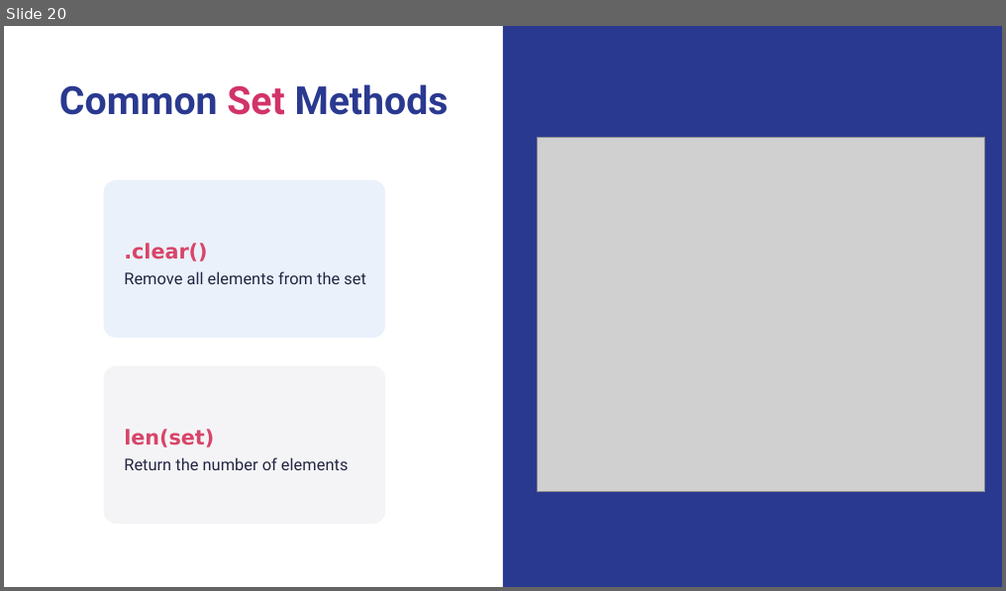
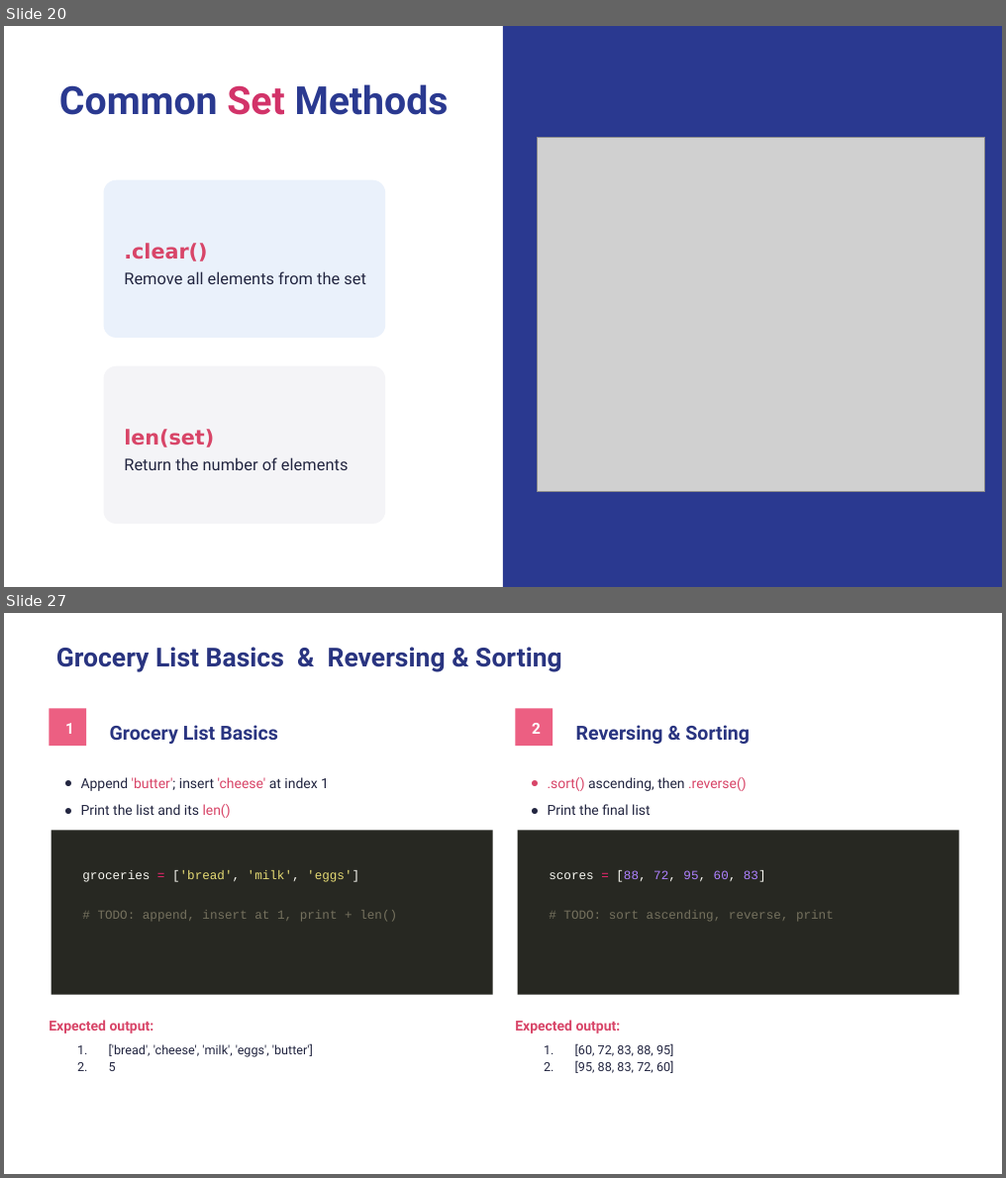
Before and after one commit to wg-training/wg-python-for-data-science-fundamental, a slide deck: slides/07 - Collections Data Types.pptx. Shown one above the other, each under a label of ours: slide 20 before the commit, slides 20 and 27 after it; the slides between them are not shown. The pictures are 1006x591 and 1006x1178 pixels, drawn with LibreOffice and Linux fonts; fonts in the diff are those of the drawing; grey boxes stand for pictures. Boxes give left, top, right and bottom in pixels: in the first picture for what was removed or moved away, otherwise in the second. Text is boxed around its words. In the diff, an @@ line names an element or a change of style, - is before the commit and + after.

```diff
--- a/slides/07 - Collections Data Types.pptx
+++ b/slides/07 - Collections Data Types.pptx
@@ slide 27 added at [4, 613, 1002, 1174], background #FFFFFF @@
@@ title added at [56, 647, 562, 672], 18.9 pt, text #293480, bold @@
+Grocery List Basics & Reversing & Sorting
@@ rectangle added at [49, 709, 87, 747], fill #EC5F82 @@
@@ text added at [65, 723, 74, 734], 11 pt, text #FFFFFF, bold @@
+1
@@ text added at [110, 725, 278, 744], 14 pt, text #293480, bold @@
+Grocery List Basics
@@ rectangle added at [515, 709, 552, 747], fill #EC5F82 @@
@@ text added at [532, 723, 541, 734], 11 pt, text #FFFFFF, bold @@
+2
@@ text added at [576, 725, 749, 744], 14 pt, text #293480, bold @@
+Reversing & Sorting
@@ text added at [81, 777, 329, 818], 10 pt, text #222540 @@
+● Append 'butter'; insert 'cheese' at index 1
+● Print the list and its len()
@@ text added at [548, 777, 746, 815], 10 pt, text #222540 @@
+● .sort() ascending, then .reverse()
+● Print the final list
@@ rectangle added at [51, 831, 492, 995], fill #272822 @@
@@ rectangle added at [518, 831, 959, 995], fill #272822 @@
@@ text added at [82, 870, 397, 922], 9 pt, text #75715E @@
+groceries = ['bread', 'milk', 'eggs']
+# TODO: append, insert at 1, print + len()
@@ text added at [548, 870, 834, 922], 9 pt, text #75715E @@
+scores = [88, 72, 95, 60, 83]
+# TODO: sort ascending, reverse, print
@@ text added at [49, 1020, 154, 1034], 10 pt, text #D84568, bold @@
+Expected output:
@@ text added at [515, 1020, 621, 1034], 10 pt, text #D84568, bold @@
+Expected output:
@@ text added at [109, 1044, 313, 1071], 9 pt, text #222540 @@
+1. ['bread', 'cheese', 'milk', 'eggs', 'butter']
+2. 5
@@ text added at [575, 1044, 674, 1073], 9 pt, text #222540 @@
+1. [60, 72, 83, 88, 95]
+2. [95, 88, 83, 72, 60]
```
Also in this commit, not shown: 9 slides changed, 4 other slides added, 3 other files.
